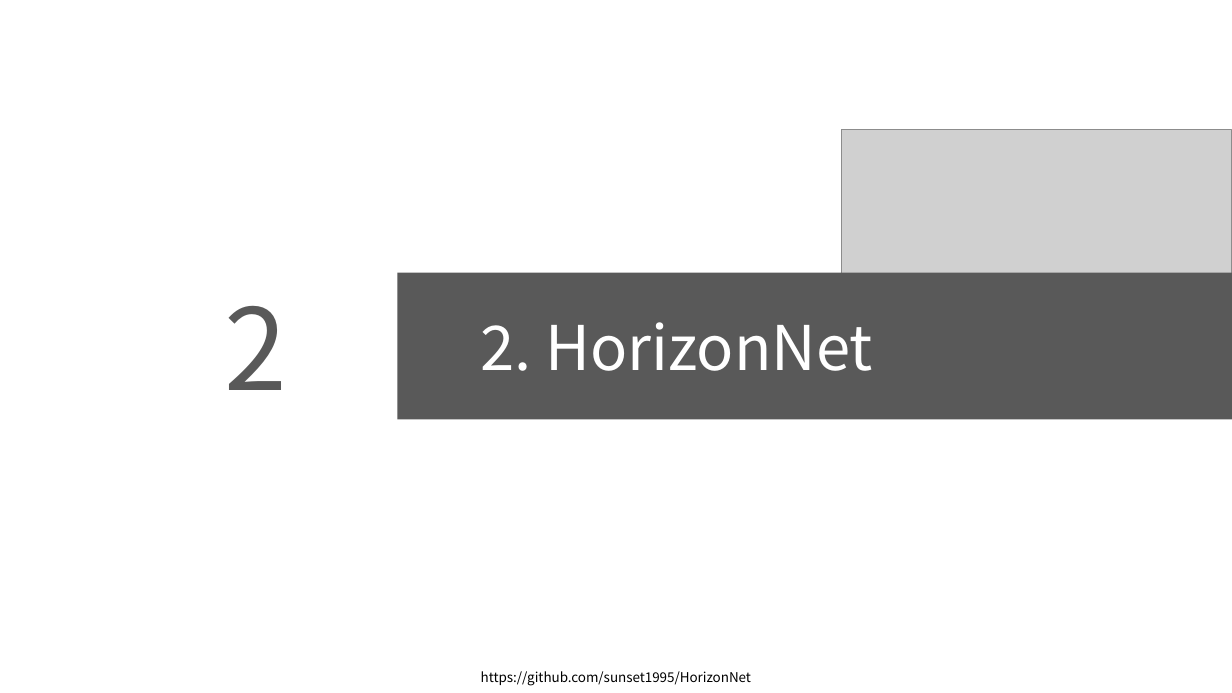
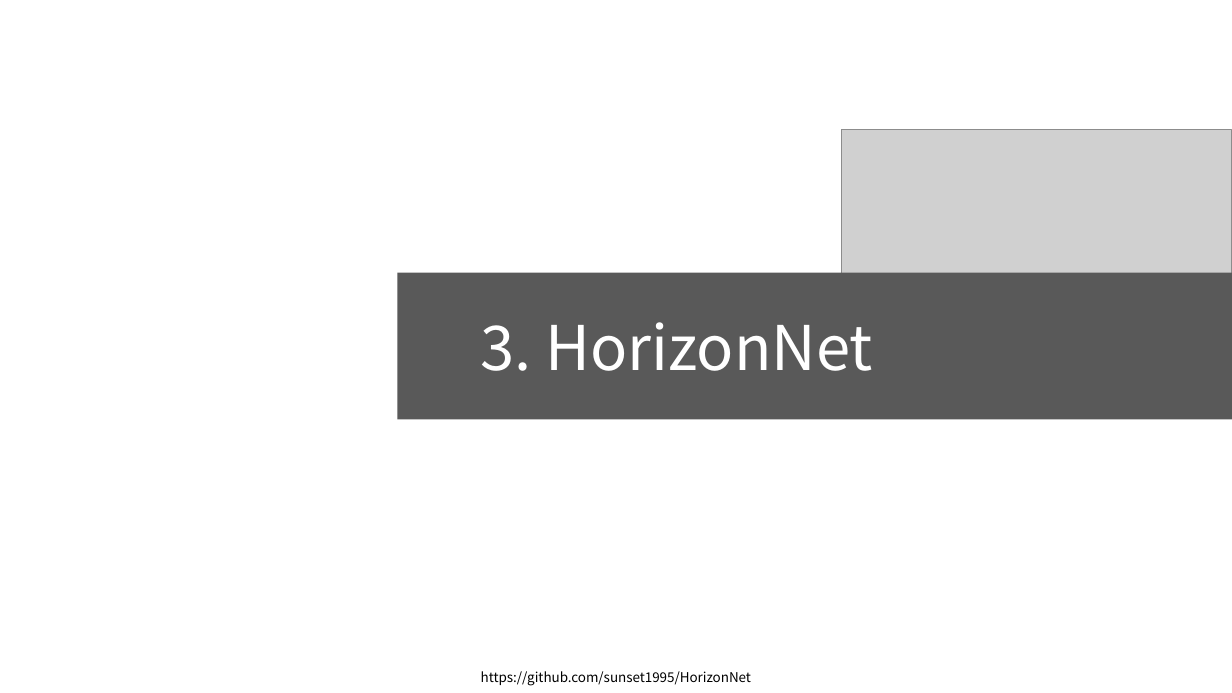
Before and after one commit to arittung/3D_Room_Layout_estimation, a slide deck: slide 12 of LayoutNet-HorizonNet-HoHoNet 정리.pptx (slide 4 before the commit). Drawn at 1232x693 pixels with LibreOffice and Linux fonts; fonts in the diff are those of the drawing; grey boxes stand for pictures. Boxes give left, top, right and bottom in pixels: in the first picture for what was removed or moved away, otherwise in the second. Text is boxed around its words. In the diff, an @@ line names an element or a change of style, - is before the commit and + after.

```diff
--- a/LayoutNet-HorizonNet-HoHoNet 정리.pptx
+++ b/LayoutNet-HorizonNet-HoHoNet 정리.pptx
@@ text removed at bbox=[225, 306, 288, 390] @@
-2
@@ text at bbox=[480, 322, 873, 371]: text changed @@
-2. HorizonNet
+3. HorizonNet
```
Also in this commit, not shown: 15 other slides changed, 12 slides added, 2 other files.
